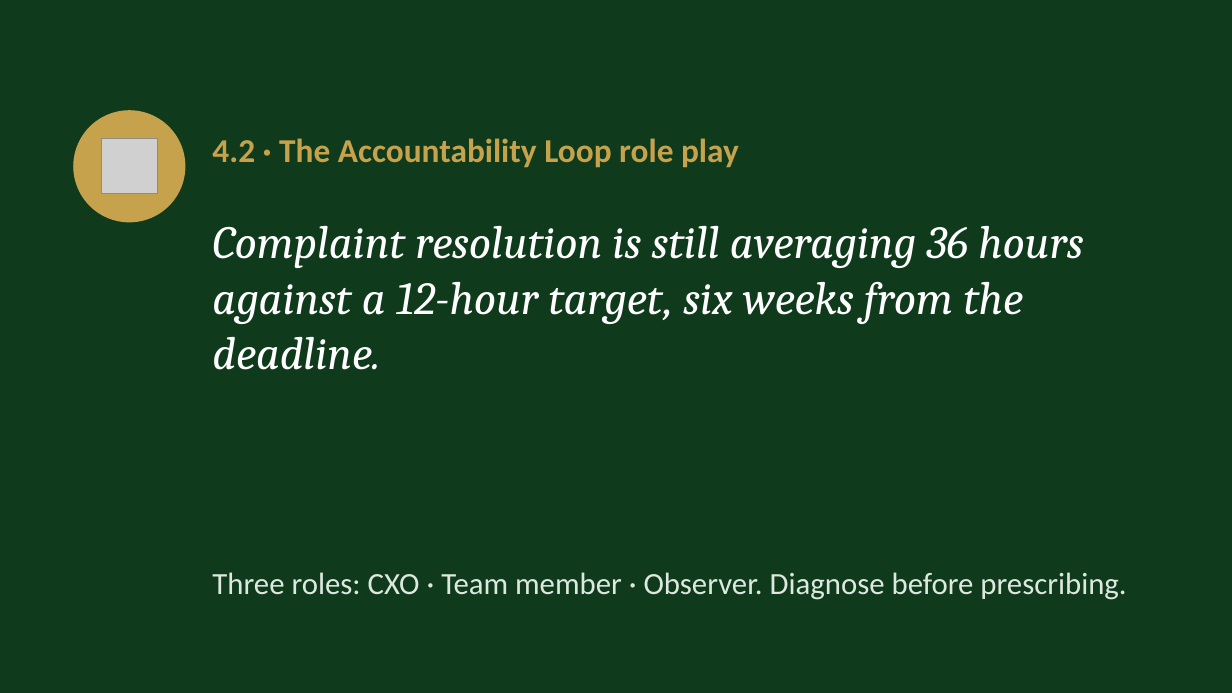
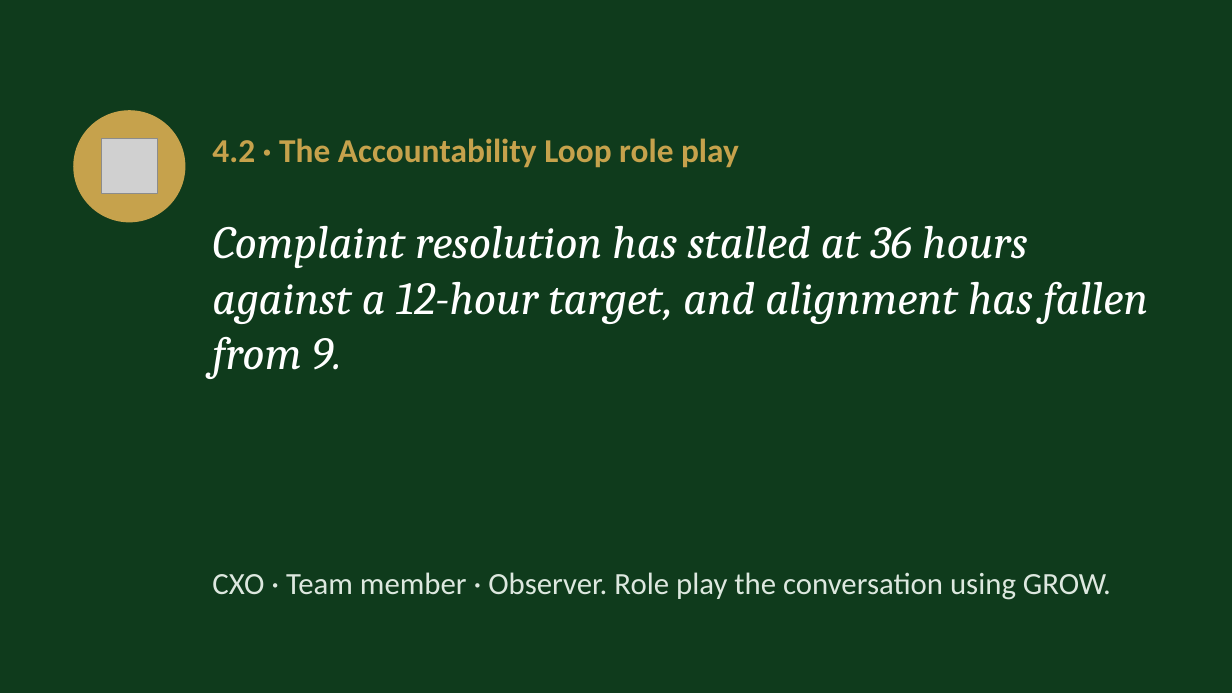
Before and after one commit to IBSL26/ibsl-platform, a slide deck: slide 19 of Unit decks/Unit 08 - Performance Measurement.pptx (slide 18 before the commit). Drawn at 1232x693 pixels with LibreOffice and Linux fonts; fonts in the diff are those of the drawing; grey boxes stand for pictures. Boxes give left, top, right and bottom in pixels: in the first picture for what was removed or moved away, otherwise in the second. Text is boxed around its words. In the diff, an @@ line names an element or a change of style, - is before the commit and + after.

Commit message:
Unit 8: velocity reflection, GROW recovery, two role play cases, reflection reframed, Brigade wording replaced

```diff
--- a/Unit decks/Unit 08 - Performance Measurement.pptx
+++ b/Unit decks/Unit 08 - Performance Measurement.pptx
@@ text at [212,226,1148,379]: text changed @@
-Complaint resolution is still averaging 36 hours against a 12-hour target, six weeks from the deadline.
+Complaint resolution has stalled at 36 hours against a 12-hour target, and alignment has fallen from 9.
@@ text at [212,572,1111,600]: text changed @@
-Three roles: CXO · Team member · Observer. Diagnose before prescribing.
+CXO · Team member · Observer. Role play the conversation using GROW.
```
Also in this commit, not shown: 3 other slides changed, 2 slides added, 1 slide removed, 14 other files.
